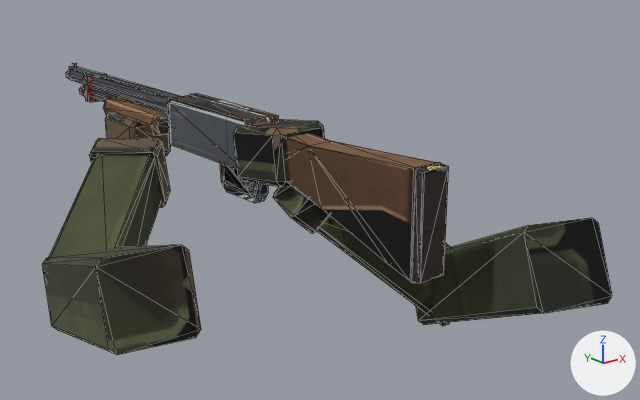
Before and after pictures for a commit that changed the FBX model apocalipsis-arte/armas/escopeta/clips/Escopeta_VM_Reposo.fbx.
One viewpoint serves both versions: a 50 mm camera at (-0.025, -0.0308, 0.0053) aimed at (0.0076, 0.01, -0.0111). Arrows for +X, +Y and +Z are at lower right; the lights stay in place. The older version comes first. Mesh edges are drawn as thin lines. Where no turn or scale is listed for an object, it has been applied to the vertices. Vertices at exactly the same position are counted once.

Names of what the first picture shows: 'Bomba_VM', 'Cuerpo_VM', 'Gatillo_VM', 'LeftHand', 'LeftLowerArm', 'LeftUpperArm', 'RightHand', 'RightLowerArm', 'RightUpperArm'.
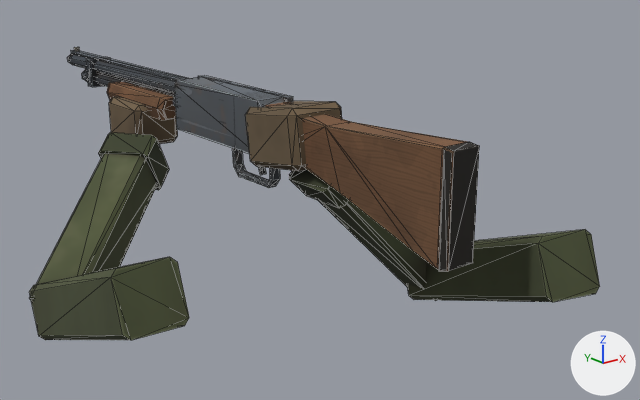
Edits to the bpy script that builds the scene:
```text
Change me_rightlowerarm:
    remove me_rightlowerarm.from_pydata(...)  # 32 vertices, 56 faces; spans x -0.01053..0.00213, y -0.00238..0.00591, z -0.00177..0.00957
    add me_rightlowerarm.from_pydata(...)  # 32 vertices, 56 faces; spans x -0.00972..0.00136, y -0.0016..0.00185, z -0.00134..0.00968
    me_rightlowerarm part 7: the loose piece of 16 vertices spanning x -0.00985..0.00213, y -0.00238..0.00543, z -0.00177..0.00898 is rebuilt with 16 vertices and now spans x -0.00915..0.00136, y -0.00152..0.00165, z -0.00134..0.00911
    me_rightlowerarm part 8: a new loose piece of 16 vertices spanning x -0.00972..-0.00614, y -0.0016..0.00185, z 0.00614..0.00968, in mat_m_brazosvm (picture img_brazosvm_color_png)
    me_rightlowerarm part 9: 16 vertices removed from x -0.01053..-0.0052, y 0.00031..0.00591, z 0.00512..0.00957
Change me_rightupperarm:
    remove me_rightupperarm.from_pydata(...)  # 16 vertices, 28 faces; spans x -0.00238..0.0063, y -0.00189..0.01286, z -0.00785..0.00209
    add me_rightupperarm.from_pydata(...)  # 16 vertices, 28 faces; spans x -0.00175..0.00494, y -0.00133..0.013, z -0.00641..0.00163
    me_rightupperarm part 2: the whole mesh is rebuilt
Change me_righthand:
    where me_righthand.from_pydata(...)  # 24 vertices, 44 faces; spans x -0.002..0.0016, y -0.00026..0.00466, z -0.00091..0.00291
    verts and faces of me_righthand; kept vertices keep their numbers, new ones are numbered from 24
    me_righthand part 10
    add delete_faces([(7, 11, 8), (5, 9, 11), (0, 2, 7), (0, 7, 6), (4, 9, 5), (8, 11, 10)])
    add delete_faces([(16, 23, 22), (16, 22, 17)])
    add faces += [(4, 9, 11), (0, 2, 6), (7, 10, 8), (2, 7, 6), (4, 11, 5), (7, 11, 10)]
    add faces += [(17, 23, 22), (16, 23, 17)]
    me_righthand part 11: 36 kept faces spanning x -0.002..0.0016, y -0.00026..0.00466, z -0.00091..0.00291 get new texture (UV) coordinates
Change me_leftupperarm:
    remove me_leftupperarm.from_pydata(...)  # 16 vertices, 28 faces; spans x -0.0022..0.0045, y -0.0015..0.0135, z -0.0063..0.0021
    add me_leftupperarm.from_pydata(...)  # 16 vertices, 28 faces; spans x -0.0016..0.0025, y -0.0011..0.0132, z -0.0065..0.0016
    me_leftupperarm part 6: the whole mesh is rebuilt
Change me_leftlowerarm:
    remove me_leftlowerarm.from_pydata(...)  # 32 vertices, 56 faces; spans x -0.00213..0.00972, y -0.00206..0.01034, z -0.00201..0.00628
    add me_leftlowerarm.from_pydata(...)  # 32 vertices, 56 faces; spans x -0.00168..0.00982, y -0.00179..0.00773, z -0.00148..0.00792
    me_leftlowerarm part 3: the loose piece of 16 vertices spanning x -0.00213..0.00909, y -0.00206..0.00968, z -0.00201..0.00584 is rebuilt with 16 vertices and now spans x -0.00168..0.00919, y -0.00179..0.00719, z -0.00148..0.00743
    me_leftlowerarm part 4: a new loose piece of 16 vertices spanning x 0.00547..0.00982, y 0.00327..0.00773, z 0.0042..0.00792, in mat_m_brazosvm (picture img_brazosvm_color_png)
    me_leftlowerarm part 5: 16 vertices removed from x 0.00445..0.00972, y 0.00517..0.01034, z 0.0015..0.00628
Change me_cuerpo_001:
    where me_cuerpo_001.from_pydata(...)  # 200 vertices, 334 faces; spans x -0.0012..0.0012, y -0.0127..0.0279, z -0.0039..0.0019
    me_cuerpo_001 part 1: 261 kept faces spanning x -0.0012..0.0012, y -0.0127..0.0279, z -0.0039..0.0019 get new texture (UV) coordinates
Change ob_rightlowerarm:
    ob_rightlowerarm.location: (0.01293, 0.00397, -0.01627) -> (0.01219, 0.00466, -0.01528)
Change ob_gatillo_vm:
    ob_gatillo_vm.location: (0.004, 0.01265, -0.00881) -> (0.0032, 0.01015, -0.00721)
Change ob_righthand:
    ob_righthand.location: (0.0045, 0.0073, -0.0084) -> (0.0037, 0.0048, -0.0068)
Change ob_leftlowerarm:
    ob_leftlowerarm.location: (-0.00619, 0.0141, -0.01467) -> (-0.00759, 0.01401, -0.01539)
Change ob_cuerpo_vm:
    ob_cuerpo_vm.location: (0.004, 0.0095, -0.0074) -> (0.0032, 0.007, -0.0058)
Change ob_lefthand:
    ob_lefthand.location: (0.0014, 0.0224, -0.0105) -> (0.0006, 0.0199, -0.0089)
Change ob_bomba_vm:
    ob_bomba_vm.location: (0.004, 0.02538, -0.00776) -> (0.0032, 0.02288, -0.00616)
```

Where the change shows, as pixel boxes [x1, y1, x2, y2] in the pictures (640 x 400 px; the box of a moved part takes in the faces that stretch with it):
'Cuerpo_VM', reshaped, moved (8% wider): before [66, 63, 449, 283]; after [67, 47, 479, 271]
'RightUpperArm', reshaped (31% shorter): before [416, 218, 612, 325]; after [407, 229, 600, 302]
'LeftUpperArm', reshaped (24% shorter): before [42, 245, 201, 355]; after [29, 257, 189, 340]
'LeftLowerArm', reshaped, moved: before [43, 138, 170, 276]; after [29, 132, 169, 301]
'RightLowerArm', reshaped, moved (16% narrower, 6% shorter): before [273, 186, 450, 326]; after [289, 170, 437, 301]
'RightHand', surface changed, moved: before [233, 119, 324, 187]; after [245, 101, 342, 171]
'Bomba_VM', moved: before [103, 98, 169, 136]; after [107, 82, 176, 120]
'LeftHand', moved: before [105, 112, 171, 156]; after [109, 96, 178, 144]
'Gatillo_VM', moved: before [245, 182, 255, 190]; after [258, 167, 266, 175]
part 3 of me_leftlowerarm, rebuilt: before [43, 155, 161, 276]; after [29, 153, 157, 301]
part 4 of me_leftlowerarm, added: after [98, 132, 169, 190]
part 5 of me_leftlowerarm, deleted: before [89, 138, 170, 208]
part 7 of me_rightlowerarm, rebuilt: before [317, 215, 450, 326]; after [318, 200, 437, 301]
part 8 of me_rightlowerarm, added: after [289, 170, 348, 208]
part 9 of me_rightlowerarm, deleted: before [273, 186, 329, 234]
part 10 of me_righthand, moved or reshaped: before [234, 126, 281, 187]; after [246, 107, 297, 171]
part 11 of me_righthand, surface changed: before [233, 119, 324, 187]; after [245, 101, 342, 171]
